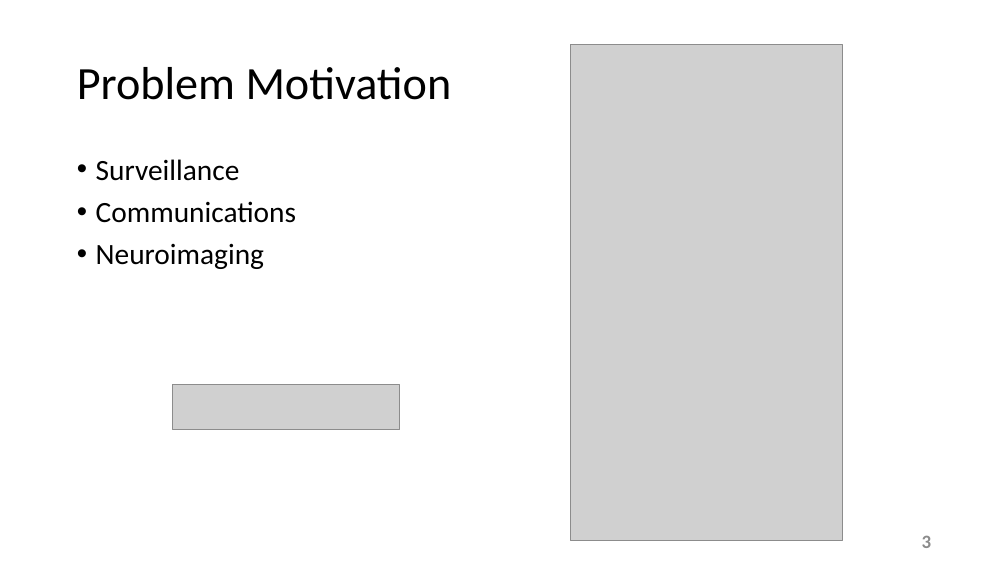
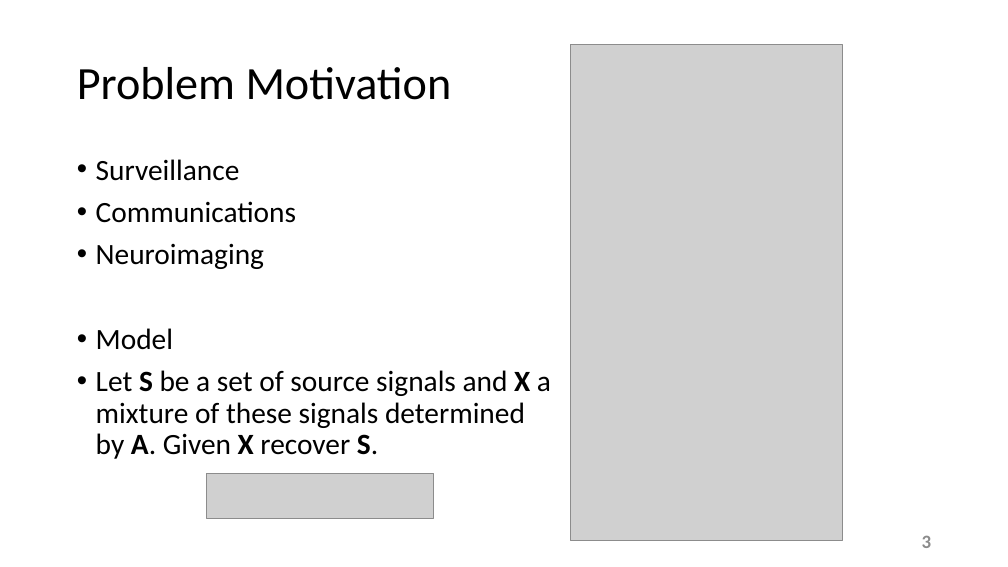
Before and after one commit to esaracin/compressive-sensing-cocktail-party-problem, a slide deck: slide 3 of slide/slides.pptx. Drawn at 1008x567 pixels with LibreOffice and Linux fonts; fonts in the diff are those of the drawing; grey boxes stand for pictures; background and template pictures are left out. Boxes give left, top, right and bottom in pixels: in the first picture for what was removed or moved away, otherwise in the second. Text is boxed around its words. In the diff, an @@ line names an element or a change of style, - is before the commit and + after.

Commit message:
Changes problem statement

```diff
--- a/slide/slides.pptx
+++ b/slide/slides.pptx
@@ text at box(96, 328, 551, 459): paragraphs added @@
+• Model
+• Let S be a set of source signals and X a
+  mixture of these signals determined
+  by A. Given X recover S.
@@ picture: place and size @@
-picture at box(172, 385, 400, 430)
+picture at box(206, 473, 434, 518)
```
Also in this commit, not shown: 2 other slides changed.
